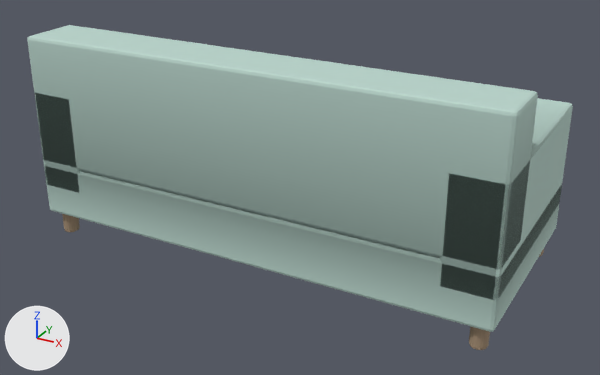
Before and after pictures for a commit that changed the glTF model public/assets/island/furniture-v1/furn_sofa__mint.glb.
Both versions are drawn from a 50 mm camera at (1.49, -2.68, 1.59) aimed at (0.04, -0.05, 0.27). The lights are fixed; the arrows at lower left show +X, +Y and +Z. The older version comes first. Where no turn or scale is listed for an object, it has been applied to the vertices. Vertices at exactly the same position are counted once.
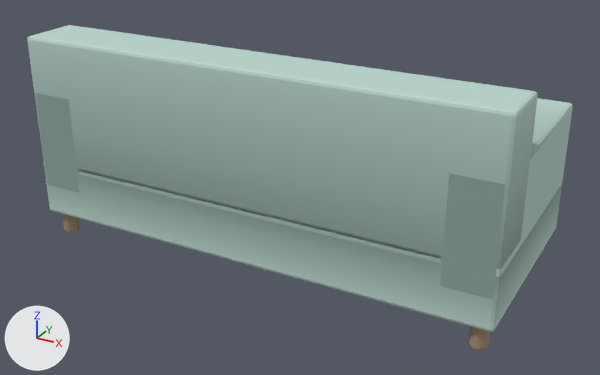
Where the change shows, as pixel boxes [x1, y1, x2, y2] in the pictures (600 x 375 px):
part 1 of me_mesh_0, reshaped
    before: [34, 90, 562, 303]
    after: [35, 90, 561, 303]

What the commit changed:
me_mesh_0 is used by ob_mesh_0; location (-0.95, 0.425, 0.0).
me_mesh_0 had 830 vertices, 1616 faces and spanned x 0.0..1.9, y -0.85..0.0, z 0.0..0.84.
me_mesh_0 now has 875 vertices, 1669 faces and spans x 0.0..1.9, y -0.85..0.0, z 0.0..0.84.
Part 1, on me_mesh_0:
31 faces are deleted.
45 vertices are added at x 0.0..1.9, y -0.85..0.0, z 0.11..0.83.
84 new faces join them.
